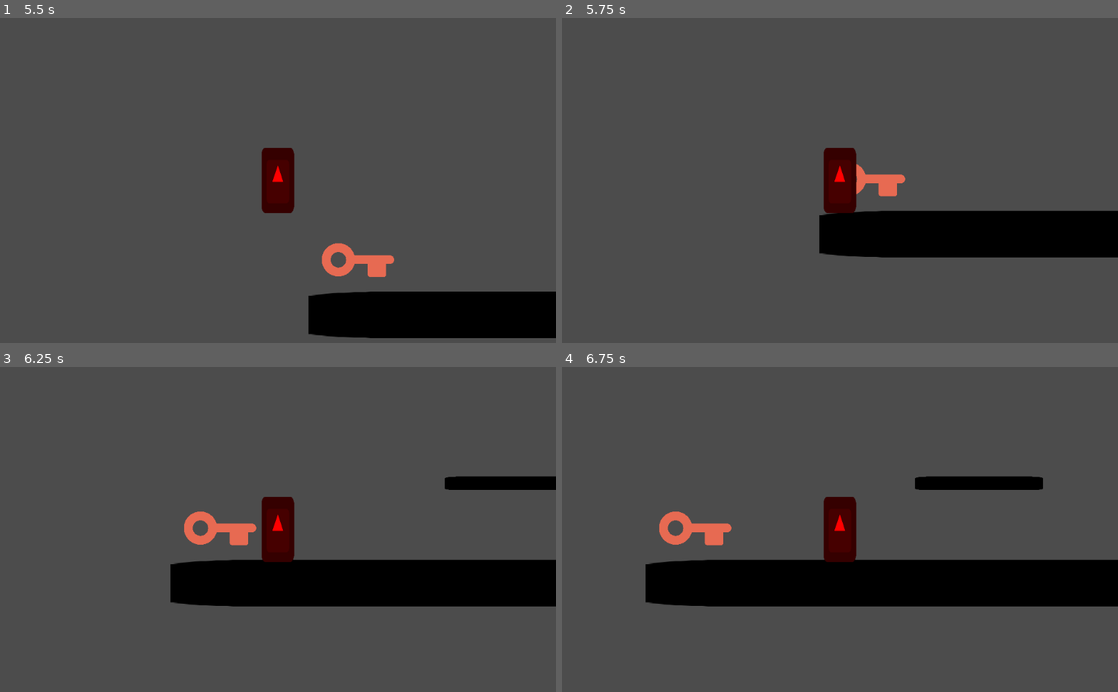
Above: before the commit, frames 1-4 (two rows, left to right).
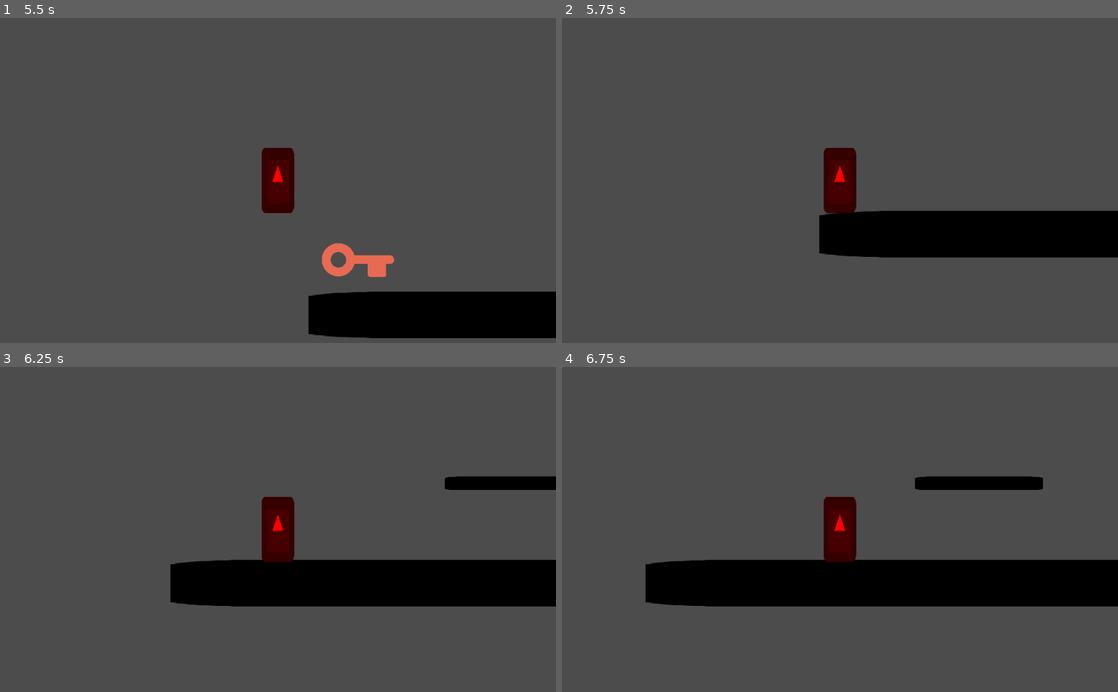
Above: after the commit, the same moments.

Repository: btzr-io/gwj-25
Game: Godot game, scene res://scenes/main_screen.tscn
Two runs of this game, one before a commit and one after it. Both use one fixed random seed, a clock stepped at 60 frames per second and the inputs below. The engine's default icon, where the game draws it, is replaced by a stand-in: a white triangle on a blue panel in a dark square.
Inputs:
- Up to frame 1 (5.5 s): hold Right (player_move_right) 0.53-1.25 s; tap Up (player_jump) at 0.77, 2.27, 3.77, 4.52, 5.27 s; click "start" at 1.25 s; hold Right (player_move_right) 2.03-2.78 s; hold Left (player_move_left) 2.78-5.03 s; hold Right (player_move_right) from 5.03 s (still down)
- Up to frame 2 (5.75 s): keep holding Right (player_move_right)
- Up to frame 3 (6.25 s): keep holding Right (player_move_right)
- Up to frame 4 (6.75 s): keep holding Right (player_move_right)

Frame 1 is identical in both runs. In frame 2, 0.5% of the frame differs, in the area x 52-62%, y 44-55%; in frame 3, 0.7%, in the area x 33-47%, y 44-55%; in frame 4, 0.7%.

Commit message:
:tada: player grab key and finish level #17

Diff:
--- a/project.godot
+++ b/project.godot
@@ -45,6 +45,11 @@
  ]
 }
 
+[layer_names]
+
+2d_physics/layer_1="player"
+2d_physics/layer_2="objects"
+
 [rendering]
 
 environment/default_environment="res://default_env.tres"
--- a/scenes/key.tscn
+++ b/scenes/key.tscn
@@ -6,6 +6,7 @@
 extents = Vector2( 864, 532.5 )
 
 [node name="key" type="Area2D"]
+collision_layer = 2
 
 [node name="CollisionShape2D" type="CollisionShape2D" parent="."]
 position = Vector2( 2, 2 )
--- a/scenes/player.tscn
+++ b/scenes/player.tscn
@@ -118,20 +118,21 @@
 position = Vector2( 351.193, 204.705 )
 scale = Vector2( 0.4, 0.4 )
 z_as_relative = false
+collision_mask = 2
 script = ExtResource( 1 )
 __meta__ = {
 "_edit_group_": true
 }
 
 [node name="CollisionShape2D" type="CollisionShape2D" parent="."]
-shape = SubResource( 2 )
+shape = SubResource( 1 )
 
 [node name="Sprite" type="AnimatedSprite" parent="."]
 modulate = Color( 1, 0, 0, 1 )
 position = Vector2( -114.018, -226.743 )
 scale = Vector2( 1.75724, 3.52413 )
 z_as_relative = false
-frames = SubResource( 1 )
+frames = SubResource( 2 )
 animation = "untail_we_get__anim"
 playing = true
 centered = false
--- a/scenes/world.tscn
+++ b/scenes/world.tscn
@@ -1,15 +1,17 @@
-[gd_scene load_steps=7 format=2]
+[gd_scene load_steps=8 format=2]
 
 [ext_resource path="res://scenes/player.tscn" type="PackedScene" id=1]
 [ext_resource path="res://icon.png" type="Texture" id=2]
 [ext_resource path="res://scenes/dynamic_platform.tscn" type="PackedScene" id=3]
 [ext_resource path="res://scenes/key.tscn" type="PackedScene" id=4]
 [ext_resource path="res://scenes/portal.tscn" type="PackedScene" id=5]
+[ext_resource path="res://scripts/world.gd" type="Script" id=6]
 
 [sub_resource type="RectangleShape2D" id=1]
 extents = Vector2( 971.976, 58.7301 )
 
 [node name="Root" type="Node"]
+script = ExtResource( 6 )
 
 [node name="Wall" type="StaticBody2D" parent="."]
 position = Vector2( 502.942, 1009.8 )
@@ -31,6 +33,7 @@
 [node name="portal" parent="." instance=ExtResource( 5 )]
 position = Vector2( 1783, 781 )
 scale = Vector2( 0.3, 0.3 )
+collision_layer = 2147483650
 
 [node name="dynamic platform" parent="." instance=ExtResource( 3 )]
 position = Vector2( 1409.25, 733.498 )
--- /dev/null
+++ b/scripts/world.gd
@@ -0,0 +1,22 @@
+extends Node
+
+var playerHasKey: bool = false
+
+
+func _ready():
+	get_node("key").connect("body_entered", self, "_on_key_body_entered")
+	get_node("portal").connect("body_entered", self, "_on_portal_body_entered")
+	pass
+
+func _on_key_body_entered(body):
+	if body == $Player:
+		playerHasKey = true
+		$key.visible = false
+		get_node("key").disconnect("body_entered", self, "_on_key_body_entered")
+	pass
+
+func _on_portal_body_entered(body):
+	if playerHasKey:
+		print('level finished !')
+
+	pass
Not shown: 1 places in scenes/player.tscn that only renumber resources
